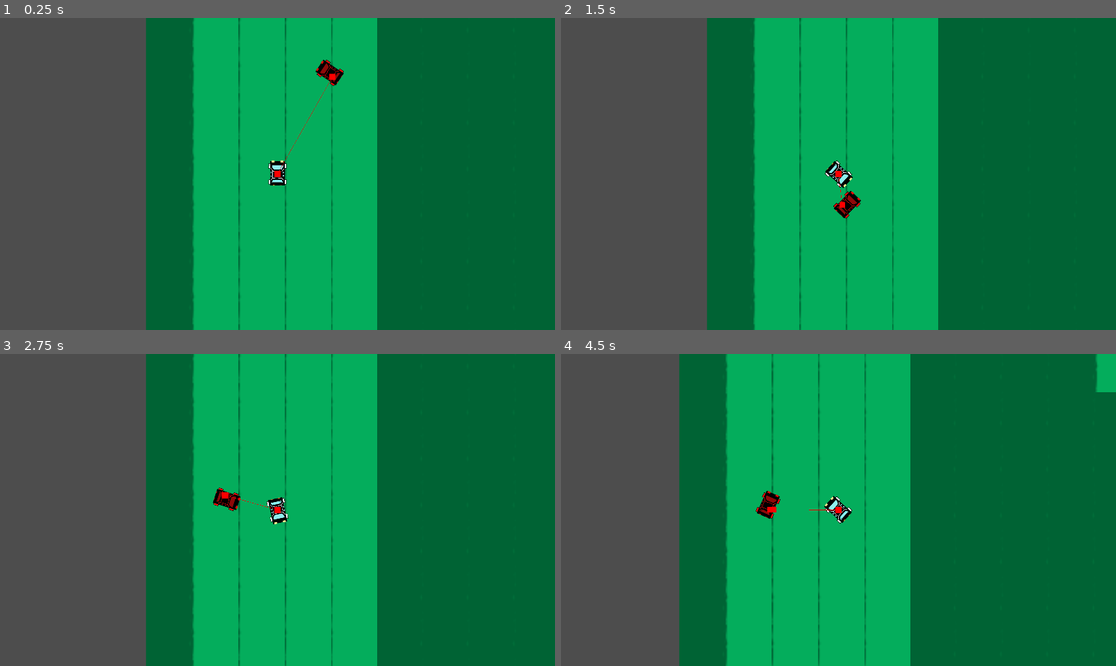
Above: before the commit, frames 1-4 (two rows, left to right).
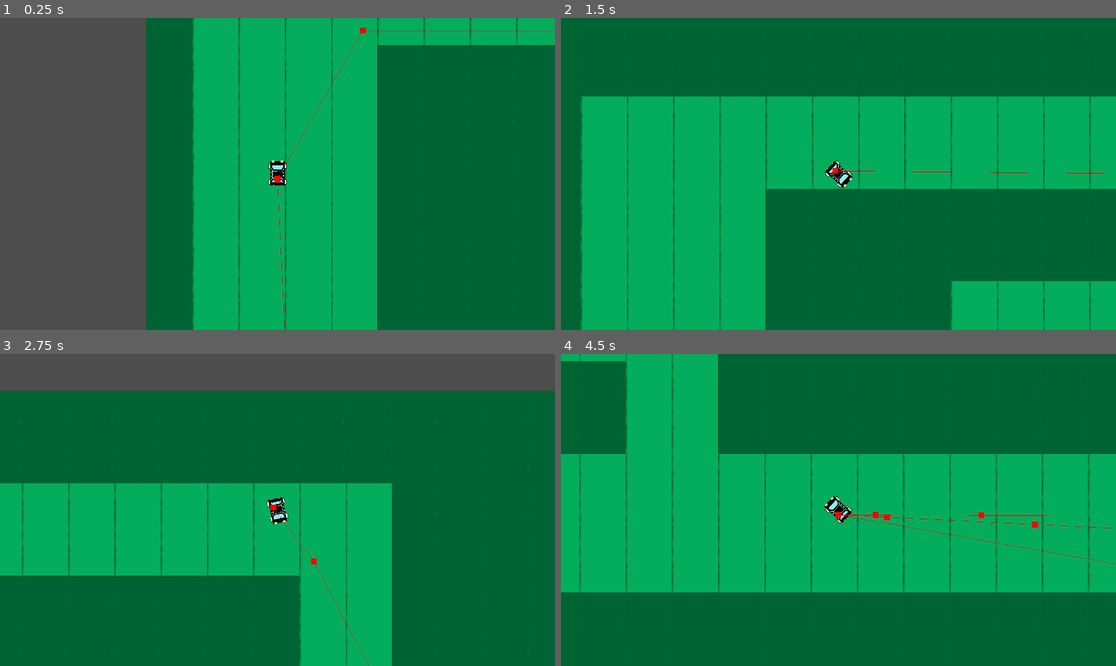
Above: after the commit, the same moments.

Repository: ButterUpTeam/BlackVolga
Game: Godot game, scene res://scene/game.tscn
The game is run twice, just before and just after one commit, with the same random seed, the same clock (stepped at 60 frames per second) and the same inputs.
Inputs:
- Up to frame 1 (0.25 s): no input
- Up to frame 2 (1.5 s): hold Right (right) 0.53-1.28 s; hold Left (left) from 1.28 s (still down)
- Up to frame 3 (2.75 s): release Left (left) at 2.03 s; hold Right (right) from 2.03 s (still down)
- Up to frame 4 (4.5 s): release Right (right) at 2.78 s; hold Up (up) 2.78-3.53 s; hold Left (left) from 3.53 s (still down)

The runs differ from the first frame. In frame 1, 3.1% of the frame differs, in the area x 49-100%, y 0-100%; in frame 2, 70%, in the area x 0-100%, y 0-100%; in frame 3, 52%; in frame 4, 63%.

Commit message:
Add more police cars

Diff:
--- a/project.godot
+++ b/project.godot
@@ -19,6 +19,10 @@
 
 window/size/viewport_width=1920
 window/size/viewport_height=1080
+
+[global_group]
+
+police=""
 
 [input]
 
--- a/scene/game.tscn
+++ b/scene/game.tscn
@@ -18,7 +18,17 @@
 zoom = Vector2(5, 5)
 
 [node name="Police" parent="." instance=ExtResource("4_8n4nf")]
-position = Vector2(137, 208)
+position = Vector2(1564, 1049)
 MAX_SPEED = 190.0
 
-[connection signal="player_moved" from="Player" to="Police" method="_on_player_player_moved"]
+[node name="Police2" parent="." instance=ExtResource("4_8n4nf")]
+position = Vector2(1935, 1889)
+MAX_SPEED = 190.0
+
+[node name="Police3" parent="." instance=ExtResource("4_8n4nf")]
+position = Vector2(2844, 909)
+MAX_SPEED = 190.0
+
+[node name="Police4" parent="." instance=ExtResource("4_8n4nf")]
+position = Vector2(1546, 1280)
+MAX_SPEED = 190.0
--- a/scene/police.tscn
+++ b/scene/police.tscn
@@ -3,7 +3,7 @@
 [ext_resource type="PackedScene" uid="uid://p7fcnhu3oqv1" path="res://scene/car.tscn" id="1_0tg71"]
 [ext_resource type="Script" path="res://scripts/police.gd" id="2_57dmq"]
 
-[node name="Police" instance=ExtResource("1_0tg71")]
+[node name="Police" groups=["police"] instance=ExtResource("1_0tg71")]
 script = ExtResource("2_57dmq")
 
 [node name="Sprite" parent="." index="0"]
--- a/scripts/game.gd
+++ b/scripts/game.gd
@@ -2,8 +2,5 @@
 
 
 func _ready() -> void:
-	pass # Replace with function body.
-
-
-func _process(delta: float) -> void:
-	pass
+	for police: Police in get_tree().get_nodes_in_group("police"):
+		$Player.player_moved.connect(police.on_player_player_moved)
--- a/scripts/player.gd
+++ b/scripts/player.gd
@@ -5,7 +5,6 @@
 func _physics_process(delta: float) -> void:
 	var input = get_input()
 	calculate_rotation(delta, input.direction)
-	calculate_velocity(delta, input.up)
-	# calculate_velocity(delta, true)
+	calculate_velocity(delta, true)
 	player_moved.emit(position)
 	move_and_slide()
--- a/scripts/police.gd
+++ b/scripts/police.gd
@@ -1,4 +1,5 @@
 extends Car
+class_name Police
 
 @onready var navigation = $NavigationAgent
 
@@ -15,5 +16,5 @@
 	move_and_slide()
 
 
-func _on_player_player_moved(player_position: Vector2) -> void:
+func on_player_player_moved(player_position: Vector2) -> void:
 	navigation.target_position = player_position
